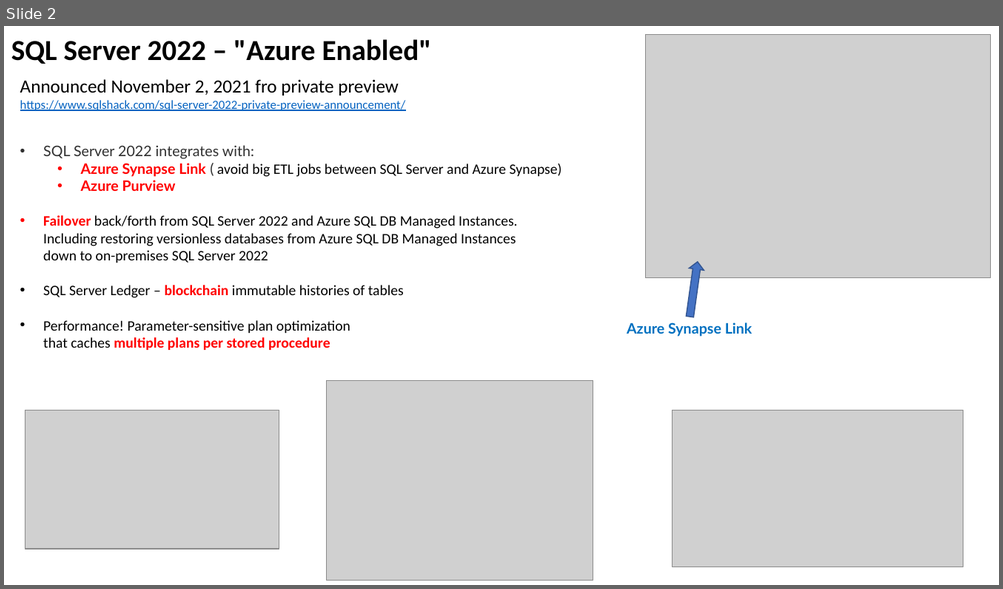
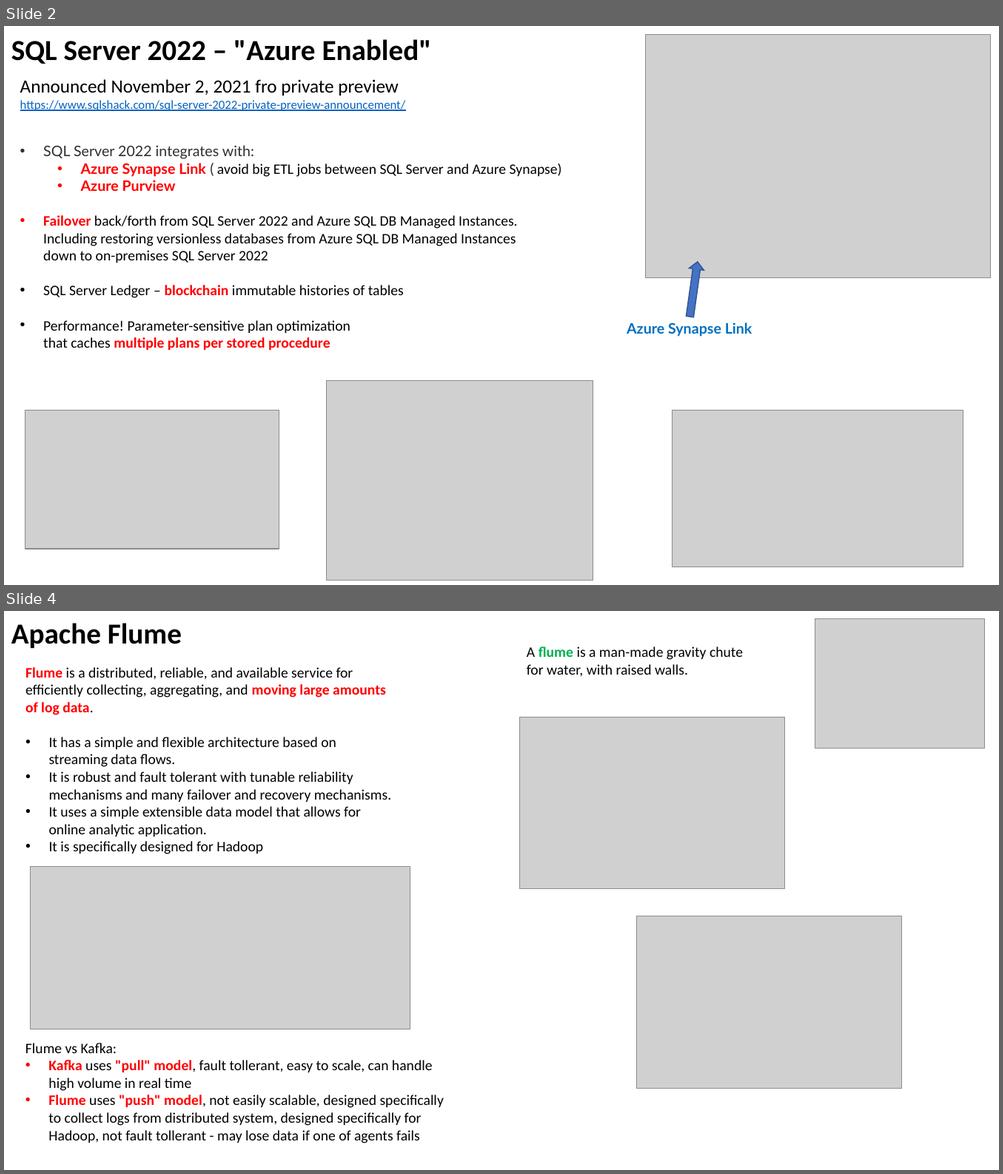
Before and after one commit to lselector/data_architect, a slide deck: DA_13_miscellaneous.pptx. Shown one above the other, each under a label of ours: slide 2 before the commit, slides 2 and 4 after it; the slides between them are not shown. The pictures are 1003x589 and 1003x1174 pixels, drawn with LibreOffice and Linux fonts; fonts in the diff are those of the drawing; grey boxes stand for pictures. Boxes give left, top, right and bottom in pixels: in the first picture for what was removed or moved away, otherwise in the second. Text is boxed around its words. In the diff, an @@ line names an element or a change of style, - is before the commit and + after.

```diff
--- a/DA_13_miscellaneous.pptx
+++ b/DA_13_miscellaneous.pptx
@@ slide 4 added at [4, 611, 999, 1170], background #FFFFFF @@
@@ text added at [11, 623, 182, 648], 28 pt, text #000000, bold @@
+Apache Flume
@@ picture added at [814, 619, 984, 749] @@
@@ text added at [526, 647, 743, 677], 14 pt, text #000000 @@
+A flume is a man-made gravity chute for water, with raised walls.
@@ text added at [25, 667, 391, 854], 14 pt, text #000000 @@
+Flume is a distributed, reliable, and available service for efficiently collecting, aggregating, and moving large amounts of log data.
+• It has a simple and flexible architecture based on streaming data flows.
+• It is robust and fault tolerant with tunable reliability mechanisms and many failover and recovery mechanisms.
+• It uses a simple extensible data model that allows for online analytic application.
+• It is specifically designed for Hadoop
@@ picture added at [520, 717, 785, 889] @@
@@ picture added at [31, 867, 410, 1031] @@
@@ picture added at [637, 916, 902, 1088] @@
@@ text added at [25, 1043, 444, 1144], 14 pt, text #000000 @@
+Flume vs Kafka:
+• Kafka uses "pull" model, fault tollerant, easy to scale, can handle high volume in real time
+• Flume uses "push" model, not easily scalable, designed specifically to collect logs from distributed system, designed specifically for Hadoop, not fault tollerant - may lose data if one of agents fails
```
Also in this commit, not shown: 1 other slide added.
